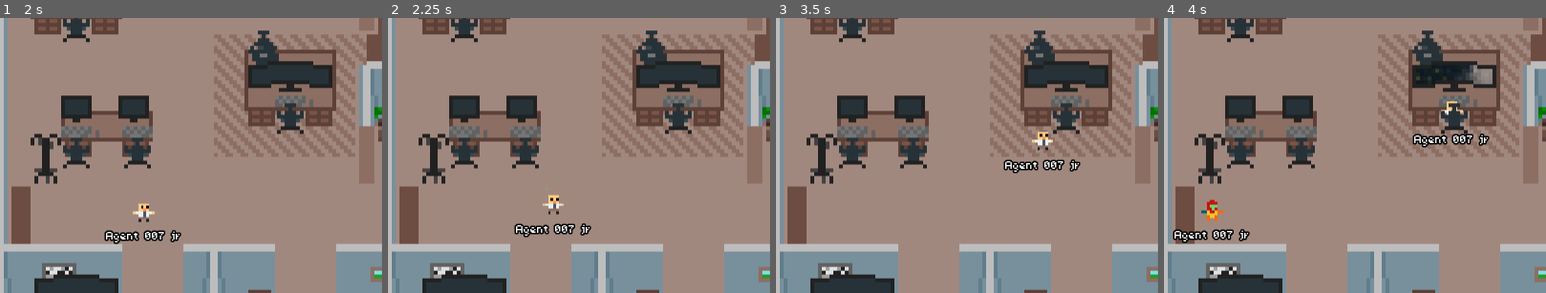
Above: before the commit, frames 1-4 (left to right).
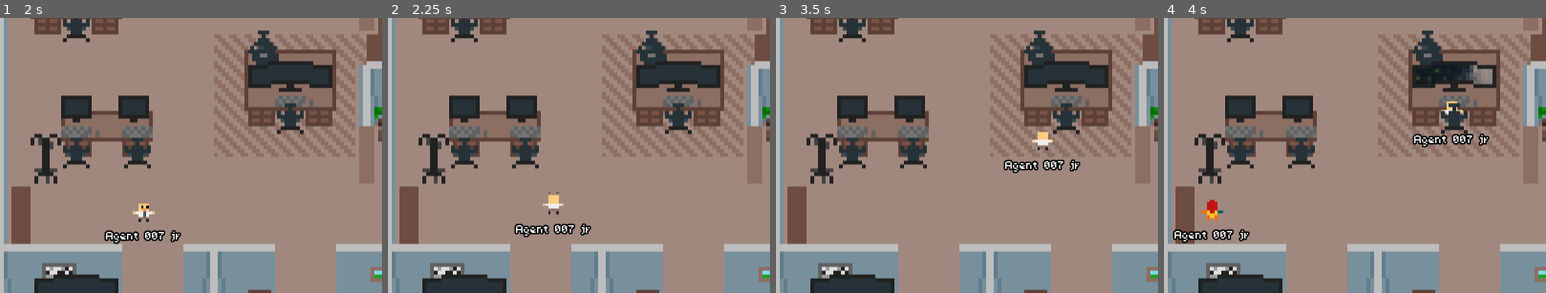
Above: after the commit, the same moments.

Repository: einord/agent-office
Game: Godot game, scene res://scenes/main.tscn
Same seed, same stepped clock (60 frames per second), same inputs: the game is played once before the commit and once after it.
Inputs (mouse positions are % of the whole screen's width and height, from its top left):
- Up to frame 1 (2 s): tap Enter at 0.5 s; move the mouse to (93, 7) at 0.52 s; hold W 0.53-1.28 s; tap J at 0.6 s; click (93, 7) at 0.67 s; move the mouse to (30, 55) at 1.27 s; tap 1 at 1.35 s
- Up to frame 2 (2.25 s): move the mouse to (60, 28) at 2.02 s; hold W from 2.03 s (still down); tap 2 at 2.1 s
- Up to frame 3 (3.5 s): keep holding W; move the mouse to (45, 70) at 2.77 s; tap Q at 2.85 s; click (45, 70) at 2.92 s
- Up to frame 4 (4 s): move the mouse to (80, 65) at 3.52 s; release W at 3.53 s; tap J at 3.6 s
The pictures show only the part of the screen within x 0-50%, y 19-69%; the shares and areas given below are measured in that part.

Frame 1 is identical in both runs. In frame 2, less than 0.1% of the frame differs, in the area x 42-45%, y 63-70%; in frame 3, less than 0.1%; in frame 4, less than 0.1%, in the area x 9-76%, y 32-72%.

Commit message:
feat: update agent animations to include 'up' and 'down' states for improved movement responsiveness

Diff:
--- a/gui/agent-office/assets/sprites/agent_variant_0.tres
+++ b/gui/agent-office/assets/sprites/agent_variant_0.tres
@@ -6,6 +6,10 @@
 atlas = ExtResource("1_atlas")
 region = Rect2(0, 0, 8, 8)
 
+[sub_resource type="AtlasTexture" id="AtlasTexture_q4qsd"]
+atlas = ExtResource("1_atlas")
+region = Rect2(8, 0, 8, 8)
+
 [resource]
 animations = [{
 "frames": [{
@@ -13,6 +17,14 @@
 "texture": SubResource("AtlasTexture_f5u7y")
 }],
 "loop": true,
-"name": &"default",
+"name": &"down",
+"speed": 5.0
+}, {
+"frames": [{
+"duration": 1.0,
+"texture": SubResource("AtlasTexture_q4qsd")
+}],
+"loop": true,
+"name": &"up",
 "speed": 5.0
 }]
--- a/gui/agent-office/assets/sprites/agent_variant_1.tres
+++ b/gui/agent-office/assets/sprites/agent_variant_1.tres
@@ -4,7 +4,11 @@
 
 [sub_resource type="AtlasTexture" id="AtlasTexture_og6nf"]
 atlas = ExtResource("1_atlas")
-region = Rect2(8, 0, 8, 8)
+region = Rect2(16, 0, 8, 8)
+
+[sub_resource type="AtlasTexture" id="AtlasTexture_p0yy8"]
+atlas = ExtResource("1_atlas")
+region = Rect2(24, 0, 8, 8)
 
 [resource]
 animations = [{
@@ -13,6 +17,14 @@
 "texture": SubResource("AtlasTexture_og6nf")
 }],
 "loop": true,
-"name": &"default",
+"name": &"down",
+"speed": 5.0
+}, {
+"frames": [{
+"duration": 1.0,
+"texture": SubResource("AtlasTexture_p0yy8")
+}],
+"loop": true,
+"name": &"up",
 "speed": 5.0
 }]
--- a/gui/agent-office/assets/sprites/agent_variant_10.tres
+++ b/gui/agent-office/assets/sprites/agent_variant_10.tres
@@ -4,7 +4,11 @@
 
 [sub_resource type="AtlasTexture" id="AtlasTexture_axw4f"]
 atlas = ExtResource("1_axw4f")
-region = Rect2(32, 8, 8, 8)
+region = Rect2(32, 16, 8, 8)
+
+[sub_resource type="AtlasTexture" id="AtlasTexture_up10"]
+atlas = ExtResource("1_axw4f")
+region = Rect2(40, 16, 8, 8)
 
 [resource]
 animations = [{
@@ -13,6 +17,14 @@
 "texture": SubResource("AtlasTexture_axw4f")
 }],
 "loop": true,
-"name": &"default",
+"name": &"down",
+"speed": 5.0
+}, {
+"frames": [{
+"duration": 1.0,
+"texture": SubResource("AtlasTexture_up10")
+}],
+"loop": true,
+"name": &"up",
 "speed": 5.0
 }]
--- a/gui/agent-office/assets/sprites/agent_variant_11.tres
+++ b/gui/agent-office/assets/sprites/agent_variant_11.tres
@@ -4,7 +4,11 @@
 
 [sub_resource type="AtlasTexture" id="AtlasTexture_meuf7"]
 atlas = ExtResource("1_meuf7")
-region = Rect2(40, 8, 8, 8)
+region = Rect2(48, 16, 8, 8)
+
+[sub_resource type="AtlasTexture" id="AtlasTexture_up11"]
+atlas = ExtResource("1_meuf7")
+region = Rect2(56, 16, 8, 8)
 
 [resource]
 animations = [{
@@ -13,6 +17,14 @@
 "texture": SubResource("AtlasTexture_meuf7")
 }],
 "loop": true,
-"name": &"default",
+"name": &"down",
+"speed": 5.0
+}, {
+"frames": [{
+"duration": 1.0,
+"texture": SubResource("AtlasTexture_up11")
+}],
+"loop": true,
+"name": &"up",
 "speed": 5.0
 }]
--- a/gui/agent-office/assets/sprites/agent_variant_12.tres
+++ b/gui/agent-office/assets/sprites/agent_variant_12.tres
@@ -4,7 +4,11 @@
 
 [sub_resource type="AtlasTexture" id="AtlasTexture_2et63"]
 atlas = ExtResource("1_2et63")
-region = Rect2(0, 16, 8, 8)
+region = Rect2(0, 24, 8, 8)
+
+[sub_resource type="AtlasTexture" id="AtlasTexture_up12"]
+atlas = ExtResource("1_2et63")
+region = Rect2(8, 24, 8, 8)
 
 [resource]
 animations = [{
@@ -13,6 +17,14 @@
 "texture": SubResource("AtlasTexture_2et63")
 }],
 "loop": true,
-"name": &"default",
+"name": &"down",
+"speed": 5.0
+}, {
+"frames": [{
+"duration": 1.0,
+"texture": SubResource("AtlasTexture_up12")
+}],
+"loop": true,
+"name": &"up",
 "speed": 5.0
 }]
--- a/gui/agent-office/assets/sprites/agent_variant_13.tres
+++ b/gui/agent-office/assets/sprites/agent_variant_13.tres
@@ -4,7 +4,11 @@
 
 [sub_resource type="AtlasTexture" id="AtlasTexture_ybqxv"]
 atlas = ExtResource("1_ybqxv")
-region = Rect2(8, 16, 8, 8)
+region = Rect2(16, 24, 8, 8)
+
+[sub_resource type="AtlasTexture" id="AtlasTexture_up13"]
+atlas = ExtResource("1_ybqxv")
+region = Rect2(24, 24, 8, 8)
 
 [resource]
 animations = [{
@@ -13,6 +17,14 @@
 "texture": SubResource("AtlasTexture_ybqxv")
 }],
 "loop": true,
-"name": &"default",
+"name": &"down",
+"speed": 5.0
+}, {
+"frames": [{
+"duration": 1.0,
+"texture": SubResource("AtlasTexture_up13")
+}],
+"loop": true,
+"name": &"up",
 "speed": 5.0
 }]
--- a/gui/agent-office/assets/sprites/agent_variant_14.tres
+++ b/gui/agent-office/assets/sprites/agent_variant_14.tres
@@ -4,7 +4,11 @@
 
 [sub_resource type="AtlasTexture" id="AtlasTexture_jta14"]
 atlas = ExtResource("1_jta14")
-region = Rect2(16, 16, 8, 8)
+region = Rect2(32, 24, 8, 8)
+
+[sub_resource type="AtlasTexture" id="AtlasTexture_up14"]
+atlas = ExtResource("1_jta14")
+region = Rect2(40, 24, 8, 8)
 
 [resource]
 animations = [{
@@ -13,6 +17,14 @@
 "texture": SubResource("AtlasTexture_jta14")
 }],
 "loop": true,
-"name": &"default",
+"name": &"down",
+"speed": 5.0
+}, {
+"frames": [{
+"duration": 1.0,
+"texture": SubResource("AtlasTexture_up14")
+}],
+"loop": true,
+"name": &"up",
 "speed": 5.0
 }]
--- a/gui/agent-office/assets/sprites/agent_variant_15.tres
+++ b/gui/agent-office/assets/sprites/agent_variant_15.tres
@@ -4,7 +4,11 @@
 
 [sub_resource type="AtlasTexture" id="AtlasTexture_yea5i"]
 atlas = ExtResource("1_yea5i")
-region = Rect2(24, 16, 8, 8)
+region = Rect2(48, 24, 8, 8)
+
+[sub_resource type="AtlasTexture" id="AtlasTexture_up15"]
+atlas = ExtResource("1_yea5i")
+region = Rect2(56, 24, 8, 8)
 
 [resource]
 animations = [{
@@ -13,6 +17,14 @@
 "texture": SubResource("AtlasTexture_yea5i")
 }],
 "loop": true,
-"name": &"default",
+"name": &"down",
+"speed": 5.0
+}, {
+"frames": [{
+"duration": 1.0,
+"texture": SubResource("AtlasTexture_up15")
+}],
+"loop": true,
+"name": &"up",
 "speed": 5.0
 }]
--- a/gui/agent-office/assets/sprites/agent_variant_16.tres
+++ b/gui/agent-office/assets/sprites/agent_variant_16.tres
@@ -4,7 +4,11 @@
 
 [sub_resource type="AtlasTexture" id="AtlasTexture_15lre"]
 atlas = ExtResource("1_15lre")
-region = Rect2(32, 16, 8, 8)
+region = Rect2(0, 32, 8, 8)
+
+[sub_resource type="AtlasTexture" id="AtlasTexture_up16"]
+atlas = ExtResource("1_15lre")
+region = Rect2(8, 32, 8, 8)
 
 [resource]
 animations = [{
@@ -13,6 +17,14 @@
 "texture": SubResource("AtlasTexture_15lre")
 }],
 "loop": true,
-"name": &"default",
+"name": &"down",
+"speed": 5.0
+}, {
+"frames": [{
+"duration": 1.0,
+"texture": SubResource("AtlasTexture_up16")
+}],
+"loop": true,
+"name": &"up",
 "speed": 5.0
 }]
--- a/gui/agent-office/assets/sprites/agent_variant_17.tres
+++ b/gui/agent-office/assets/sprites/agent_variant_17.tres
@@ -4,7 +4,11 @@
 
 [sub_resource type="AtlasTexture" id="AtlasTexture_oft6f"]
 atlas = ExtResource("1_oft6f")
-region = Rect2(40, 16, 8, 8)
+region = Rect2(16, 32, 8, 8)
+
+[sub_resource type="AtlasTexture" id="AtlasTexture_up17"]
+atlas = ExtResource("1_oft6f")
+region = Rect2(24, 32, 8, 8)
 
 [resource]
 animations = [{
@@ -13,6 +17,14 @@
 "texture": SubResource("AtlasTexture_oft6f")
 }],
 "loop": true,
-"name": &"default",
+"name": &"down",
+"speed": 5.0
+}, {
+"frames": [{
+"duration": 1.0,
+"texture": SubResource("AtlasTexture_up17")
+}],
+"loop": true,
+"name": &"up",
 "speed": 5.0
 }]
--- a/gui/agent-office/assets/sprites/agent_variant_18.tres
+++ b/gui/agent-office/assets/sprites/agent_variant_18.tres
@@ -4,7 +4,11 @@
 
 [sub_resource type="AtlasTexture" id="AtlasTexture_wekcv"]
 atlas = ExtResource("1_wekcv")
-region = Rect2(0, 24, 8, 8)
+region = Rect2(32, 32, 8, 8)
+
+[sub_resource type="AtlasTexture" id="AtlasTexture_up18"]
+atlas = ExtResource("1_wekcv")
+region = Rect2(40, 32, 8, 8)
 
 [resource]
 animations = [{
@@ -13,6 +17,14 @@
 "texture": SubResource("AtlasTexture_wekcv")
 }],
 "loop": true,
-"name": &"default",
+"name": &"down",
+"speed": 5.0
+}, {
+"frames": [{
+"duration": 1.0,
+"texture": SubResource("AtlasTexture_up18")
+}],
+"loop": true,
+"name": &"up",
 "speed": 5.0
 }]
--- a/gui/agent-office/assets/sprites/agent_variant_19.tres
+++ b/gui/agent-office/assets/sprites/agent_variant_19.tres
@@ -4,7 +4,11 @@
 
 [sub_resource type="AtlasTexture" id="AtlasTexture_hjsve"]
 atlas = ExtResource("1_hjsve")
-region = Rect2(8, 24, 8, 8)
+region = Rect2(48, 32, 8, 8)
+
+[sub_resource type="AtlasTexture" id="AtlasTexture_up19"]
+atlas = ExtResource("1_hjsve")
+region = Rect2(56, 32, 8, 8)
 
 [resource]
 animations = [{
@@ -13,6 +17,14 @@
 "texture": SubResource("AtlasTexture_hjsve")
 }],
 "loop": true,
-"name": &"default",
+"name": &"down",
+"speed": 5.0
+}, {
+"frames": [{
+"duration": 1.0,
+"texture": SubResource("AtlasTexture_up19")
+}],
+"loop": true,
+"name": &"up",
 "speed": 5.0
 }]
--- a/gui/agent-office/assets/sprites/agent_variant_2.tres
+++ b/gui/agent-office/assets/sprites/agent_variant_2.tres
@@ -4,7 +4,11 @@
 
 [sub_resource type="AtlasTexture" id="AtlasTexture_lob1o"]
 atlas = ExtResource("1_atlas")
-region = Rect2(16, 0, 8, 8)
+region = Rect2(32, 0, 8, 8)
+
+[sub_resource type="AtlasTexture" id="AtlasTexture_7qker"]
+atlas = ExtResource("1_atlas")
+region = Rect2(40, 0, 8, 8)
 
 [resource]
 animations = [{
@@ -13,6 +17,14 @@
 "texture": SubResource("AtlasTexture_lob1o")
 }],
 "loop": true,
-"name": &"default",
+"name": &"down",
+"speed": 5.0
+}, {
+"frames": [{
+"duration": 1.0,
+"texture": SubResource("AtlasTexture_7qker")
+}],
+"loop": true,
+"name": &"up",
 "speed": 5.0
 }]
--- a/gui/agent-office/assets/sprites/agent_variant_20.tres
+++ b/gui/agent-office/assets/sprites/agent_variant_20.tres
@@ -4,7 +4,11 @@
 
 [sub_resource type="AtlasTexture" id="AtlasTexture_wta5d"]
 atlas = ExtResource("1_wta5d")
-region = Rect2(16, 24, 8, 8)
+region = Rect2(0, 40, 8, 8)
+
+[sub_resource type="AtlasTexture" id="AtlasTexture_up20"]
+atlas = ExtResource("1_wta5d")
+region = Rect2(8, 40, 8, 8)
 
 [resource]
 animations = [{
@@ -13,6 +17,14 @@
 "texture": SubResource("AtlasTexture_wta5d")
 }],
 "loop": true,
-"name": &"default",
+"name": &"down",
+"speed": 5.0
+}, {
+"frames": [{
+"duration": 1.0,
+"texture": SubResource("AtlasTexture_up20")
+}],
+"loop": true,
+"name": &"up",
 "speed": 5.0
 }]
--- a/gui/agent-office/assets/sprites/agent_variant_21.tres
+++ b/gui/agent-office/assets/sprites/agent_variant_21.tres
@@ -4,7 +4,11 @@
 
 [sub_resource type="AtlasTexture" id="AtlasTexture_tk5db"]
 atlas = ExtResource("1_tk5db")
-region = Rect2(24, 24, 8, 8)
+region = Rect2(16, 40, 8, 8)
+
+[sub_resource type="AtlasTexture" id="AtlasTexture_up21"]
+atlas = ExtResource("1_tk5db")
+region = Rect2(24, 40, 8, 8)
 
 [resource]
 animations = [{
@@ -13,6 +17,14 @@
 "texture": SubResource("AtlasTexture_tk5db")
 }],
 "loop": true,
-"name": &"default",
+"name": &"down",
+"speed": 5.0
+}, {
+"frames": [{
+"duration": 1.0,
+"texture": SubResource("AtlasTexture_up21")
+}],
+"loop": true,
+"name": &"up",
 "speed": 5.0
 }]
--- a/gui/agent-office/assets/sprites/agent_variant_22.tres
+++ b/gui/agent-office/assets/sprites/agent_variant_22.tres
@@ -4,7 +4,11 @@
 
 [sub_resource type="AtlasTexture" id="AtlasTexture_wy5ft"]
 atlas = ExtResource("1_wy5ft")
-region = Rect2(32, 24, 8, 8)
+region = Rect2(32, 40, 8, 8)
+
+[sub_resource type="AtlasTexture" id="AtlasTexture_up22"]
+atlas = ExtResource("1_wy5ft")
+region = Rect2(40, 40, 8, 8)
 
 [resource]
 animations = [{
@@ -13,6 +17,14 @@
 "texture": SubResource("AtlasTexture_wy5ft")
 }],
 "loop": true,
-"name": &"default",
+"name": &"down",
+"speed": 5.0
+}, {
+"frames": [{
+"duration": 1.0,
+"texture": SubResource("AtlasTexture_up22")
+}],
+"loop": true,
+"name": &"up",
 "speed": 5.0
 }]
--- a/gui/agent-office/assets/sprites/agent_variant_23.tres
+++ b/gui/agent-office/assets/sprites/agent_variant_23.tres
@@ -4,7 +4,11 @@
 
 [sub_resource type="AtlasTexture" id="AtlasTexture_sbpjk"]
 atlas = ExtResource("1_sbpjk")
-region = Rect2(40, 24, 8, 8)
+region = Rect2(48, 40, 8, 8)
+
+[sub_resource type="AtlasTexture" id="AtlasTexture_up23"]
+atlas = ExtResource("1_sbpjk")
+region = Rect2(56, 40, 8, 8)
 
 [resource]
 animations = [{
@@ -13,6 +17,14 @@
 "texture": SubResource("AtlasTexture_sbpjk")
 }],
 "loop": true,
-"name": &"default",
+"name": &"down",
+"speed": 5.0
+}, {
+"frames": [{
+"duration": 1.0,
+"texture": SubResource("AtlasTexture_up23")
+}],
+"loop": true,
+"name": &"up",
 "speed": 5.0
 }]
--- a/gui/agent-office/assets/sprites/agent_variant_24.tres
+++ b/gui/agent-office/assets/sprites/agent_variant_24.tres
@@ -4,7 +4,11 @@
 
 [sub_resource type="AtlasTexture" id="AtlasTexture_qn2ds"]
 atlas = ExtResource("1_qn2ds")
-region = Rect2(0, 32, 8, 8)
+region = Rect2(0, 48, 8, 8)
+
+[sub_resource type="AtlasTexture" id="AtlasTexture_up24"]
+atlas = ExtResource("1_qn2ds")
+region = Rect2(8, 48, 8, 8)
 
 [resource]
 animations = [{
@@ -13,6 +17,14 @@
 "texture": SubResource("AtlasTexture_qn2ds")
 }],
 "loop": true,
-"name": &"default",
+"name": &"down",
+"speed": 5.0
+}, {
+"frames": [{
+"duration": 1.0,
+"texture": SubResource("AtlasTexture_up24")
+}],
+"loop": true,
+"name": &"up",
 "speed": 5.0
 }]
--- a/gui/agent-office/assets/sprites/agent_variant_25.tres
+++ b/gui/agent-office/assets/sprites/agent_variant_25.tres
@@ -4,7 +4,11 @@
 
 [sub_resource type="AtlasTexture" id="AtlasTexture_jux33"]
 atlas = ExtResource("1_jux33")
-region = Rect2(8, 32, 8, 8)
+region = Rect2(16, 48, 8, 8)
+
+[sub_resource type="AtlasTexture" id="AtlasTexture_up25"]
+atlas = ExtResource("1_jux33")
+region = Rect2(24, 48, 8, 8)
 
 [resource]
 animations = [{
@@ -13,6 +17,14 @@
 "texture": SubResource("AtlasTexture_jux33")
 }],
 "loop": true,
-"name": &"default",
+"name": &"down",
+"speed": 5.0
+}, {
+"frames": [{
+"duration": 1.0,
+"texture": SubResource("AtlasTexture_up25")
+}],
+"loop": true,
+"name": &"up",
 "speed": 5.0
 }]
--- a/gui/agent-office/assets/sprites/agent_variant_26.tres
+++ b/gui/agent-office/assets/sprites/agent_variant_26.tres
@@ -4,7 +4,11 @@
 
 [sub_resource type="AtlasTexture" id="AtlasTexture_ctbgw"]
 atlas = ExtResource("1_ctbgw")
-region = Rect2(16, 32, 8, 8)
+region = Rect2(32, 48, 8, 8)
+
+[sub_resource type="AtlasTexture" id="AtlasTexture_up26"]
+atlas = ExtResource("1_ctbgw")
+region = Rect2(40, 48, 8, 8)
 
 [resource]
 animations = [{
@@ -13,6 +17,14 @@
 "texture": SubResource("AtlasTexture_ctbgw")
 }],
 "loop": true,
-"name": &"default",
+"name": &"down",
+"speed": 5.0
+}, {
+"frames": [{
+"duration": 1.0,
+"texture": SubResource("AtlasTexture_up26")
+}],
+"loop": true,
+"name": &"up",
 "speed": 5.0
 }]
--- a/gui/agent-office/assets/sprites/agent_variant_27.tres
+++ b/gui/agent-office/assets/sprites/agent_variant_27.tres
@@ -4,7 +4,11 @@
 
 [sub_resource type="AtlasTexture" id="AtlasTexture_0kk8x"]
 atlas = ExtResource("1_0kk8x")
-region = Rect2(24, 32, 8, 8)
+region = Rect2(48, 48, 8, 8)
+
+[sub_resource type="AtlasTexture" id="AtlasTexture_up27"]
+atlas = ExtResource("1_0kk8x")
+region = Rect2(56, 48, 8, 8)
 
 [resource]
 animations = [{
@@ -13,6 +17,14 @@
 "texture": SubResource("AtlasTexture_0kk8x")
 }],
 "loop": true,
-"name": &"default",
+"name": &"down",
+"speed": 5.0
+}, {
+"frames": [{
+"duration": 1.0,
+"texture": SubResource("AtlasTexture_up27")
+}],
+"loop": true,
+"name": &"up",
 "speed": 5.0
 }]
--- a/gui/agent-office/assets/sprites/agent_variant_3.tres
+++ b/gui/agent-office/assets/sprites/agent_variant_3.tres
@@ -4,7 +4,11 @@
 
 [sub_resource type="AtlasTexture" id="AtlasTexture_vm573"]
 atlas = ExtResource("1_atlas")
-region = Rect2(24, 0, 8, 8)
+region = Rect2(48, 0, 8, 8)
+
+[sub_resource type="AtlasTexture" id="AtlasTexture_gp0n1"]
+atlas = ExtResource("1_atlas")
+region = Rect2(56, 0, 8, 8)
 
 [resource]
 animations = [{
@@ -13,6 +17,14 @@
 "texture": SubResource("AtlasTexture_vm573")
 }],
 "loop": true,
-"name": &"default",
+"name": &"down",
+"speed": 5.0
+}, {
+"frames": [{
+"duration": 1.0,
+"texture": SubResource("AtlasTexture_gp0n1")
+}],
+"loop": true,
+"name": &"up",
 "speed": 5.0
 }]
--- a/gui/agent-office/assets/sprites/agent_variant_4.tres
+++ b/gui/agent-office/assets/sprites/agent_variant_4.tres
@@ -4,7 +4,11 @@
 
 [sub_resource type="AtlasTexture" id="AtlasTexture_hvqbp"]
 atlas = ExtResource("1_atlas")
-region = Rect2(32, 0, 8, 8)
+region = Rect2(0, 8, 8, 8)
+
+[sub_resource type="AtlasTexture" id="AtlasTexture_up4"]
+atlas = ExtResource("1_atlas")
+region = Rect2(8, 8, 8, 8)
 
 [resource]
 animations = [{
@@ -13,6 +17,14 @@
 "texture": SubResource("AtlasTexture_hvqbp")
 }],
 "loop": true,
-"name": &"default",
+"name": &"down",
+"speed": 5.0
+}, {
+"frames": [{
+"duration": 1.0,
+"texture": SubResource("AtlasTexture_up4")
+}],
+"loop": true,
+"name": &"up",
 "speed": 5.0
 }]
--- a/gui/agent-office/assets/sprites/agent_variant_5.tres
+++ b/gui/agent-office/assets/sprites/agent_variant_5.tres
@@ -4,7 +4,11 @@
 
 [sub_resource type="AtlasTexture" id="AtlasTexture_ip16p"]
 atlas = ExtResource("1_atlas")
-region = Rect2(40, 0, 8, 8)
+region = Rect2(16, 8, 8, 8)
+
+[sub_resource type="AtlasTexture" id="AtlasTexture_up5"]
+atlas = ExtResource("1_atlas")
+region = Rect2(24, 8, 8, 8)
 
 [resource]
 animations = [{
@@ -13,6 +17,14 @@
 "texture": SubResource("AtlasTexture_ip16p")
 }],
 "loop": true,
-"name": &"default",
+"name": &"down",
+"speed": 5.0
+}, {
+"frames": [{
+"duration": 1.0,
+"texture": SubResource("AtlasTexture_up5")
+}],
+"loop": true,
+"name": &"up",
 "speed": 5.0
 }]
--- a/gui/agent-office/assets/sprites/agent_variant_6.tres
+++ b/gui/agent-office/assets/sprites/agent_variant_6.tres
@@ -4,7 +4,11 @@
 
 [sub_resource type="AtlasTexture" id="AtlasTexture_35fyp"]
 atlas = ExtResource("1_atlas")
-region = Rect2(0, 8, 8, 8)
+region = Rect2(32, 8, 8, 8)
+
+[sub_resource type="AtlasTexture" id="AtlasTexture_up6"]
+atlas = ExtResource("1_atlas")
+region = Rect2(40, 8, 8, 8)
 
 [resource]
 animations = [{
@@ -13,6 +17,14 @@
 "texture": SubResource("AtlasTexture_35fyp")
 }],
 "loop": true,
-"name": &"default",
+"name": &"down",
+"speed": 5.0
+}, {
+"frames": [{
+"duration": 1.0,
+"texture": SubResource("AtlasTexture_up6")
+}],
+"loop": true,
+"name": &"up",
 "speed": 5.0
 }]
--- a/gui/agent-office/assets/sprites/agent_variant_7.tres
+++ b/gui/agent-office/assets/sprites/agent_variant_7.tres
@@ -4,7 +4,11 @@
 
 [sub_resource type="AtlasTexture" id="AtlasTexture_847wf"]
 atlas = ExtResource("1_847wf")
-region = Rect2(8, 8, 8, 8)
+region = Rect2(48, 8, 8, 8)
+
+[sub_resource type="AtlasTexture" id="AtlasTexture_up7"]
+atlas = ExtResource("1_847wf")
+region = Rect2(56, 8, 8, 8)
 
 [resource]
 animations = [{
@@ -13,6 +17,14 @@
 "texture": SubResource("AtlasTexture_847wf")
 }],
 "loop": true,
-"name": &"default",
+"name": &"down",
+"speed": 5.0
+}, {
+"frames": [{
+"duration": 1.0,
+"texture": SubResource("AtlasTexture_up7")
+}],
+"loop": true,
+"name": &"up",
 "speed": 5.0
 }]
--- a/gui/agent-office/assets/sprites/agent_variant_8.tres
+++ b/gui/agent-office/assets/sprites/agent_variant_8.tres
@@ -4,7 +4,11 @@
 
 [sub_resource type="AtlasTexture" id="AtlasTexture_tl3yf"]
 atlas = ExtResource("1_tl3yf")
-region = Rect2(16, 8, 8, 8)
+region = Rect2(0, 16, 8, 8)
+
+[sub_resource type="AtlasTexture" id="AtlasTexture_up8"]
+atlas = ExtResource("1_tl3yf")
+region = Rect2(8, 16, 8, 8)
 
 [resource]
 animations = [{
@@ -13,6 +17,14 @@
 "texture": SubResource("AtlasTexture_tl3yf")
 }],
 "loop": true,
-"name": &"default",
+"name": &"down",
+"speed": 5.0
+}, {
+"frames": [{
+"duration": 1.0,
+"texture": SubResource("AtlasTexture_up8")
+}],
+"loop": true,
+"name": &"up",
 "speed": 5.0
 }]
--- a/gui/agent-office/assets/sprites/agent_variant_9.tres
+++ b/gui/agent-office/assets/sprites/agent_variant_9.tres
@@ -4,7 +4,11 @@
 
 [sub_resource type="AtlasTexture" id="AtlasTexture_v77uc"]
 atlas = ExtResource("1_v77uc")
-region = Rect2(24, 8, 8, 8)
+region = Rect2(16, 16, 8, 8)
+
+[sub_resource type="AtlasTexture" id="AtlasTexture_up9"]
+atlas = ExtResource("1_v77uc")
+region = Rect2(24, 16, 8, 8)
 
 [resource]
 animations = [{
@@ -13,6 +17,14 @@
 "texture": SubResource("AtlasTexture_v77uc")
 }],
 "loop": true,
-"name": &"default",
+"name": &"down",
+"speed": 5.0
+}, {
+"frames": [{
+"duration": 1.0,
+"texture": SubResource("AtlasTexture_up9")
+}],
+"loop": true,
+"name": &"up",
 "speed": 5.0
 }]
--- a/gui/agent-office/scenes/agent.gd
+++ b/gui/agent-office/scenes/agent.gd
@@ -371,6 +371,13 @@
 	elif safe_velocity.x > 0:
 		flip_h = false
 
+	# Switch sprite facing based on vertical movement
+	if not _is_sitting:
+		if safe_velocity.y < -0.1 and animation != &"up":
+			play(&"up")
+		elif safe_velocity.y >= 0.0 and animation != &"down":
+			play(&"down")
+
 	# Play walking animation when moving (unless sitting in a chair)
 	if not _is_sitting:
 		if safe_velocity.length() > 0.1:
@@ -402,6 +409,7 @@
 		if chair.workstation == current_workstation:
 			var is_up = chair.animation == &"up"
 			var anim_name = "chair_up" if is_up else "chair_down"
+			play(&"up" if is_up else &"down")
 			var y_offset = -1.0 if is_up else 1.0
 			global_position.y = chair.global_position.y + y_offset
 			_is_sitting = true
Binary file changed: gui/agent-office/assets/sprites/template.aseprite
Binary file changed: gui/agent-office/assets/sprites/template.png
